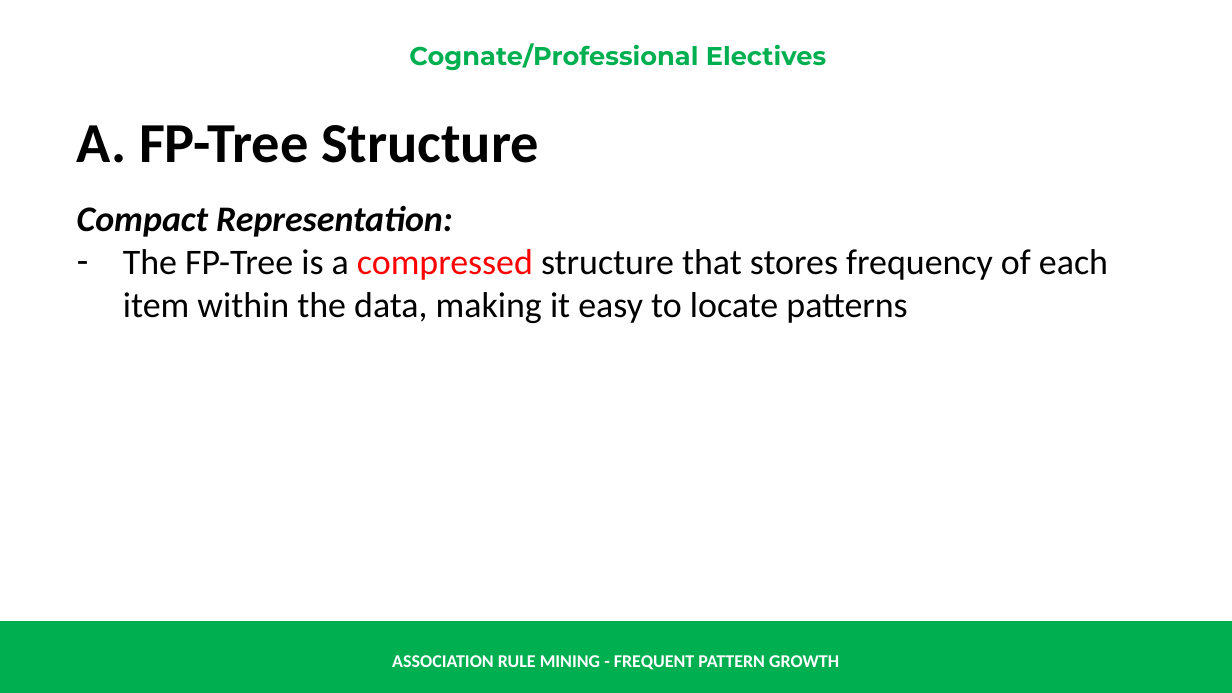
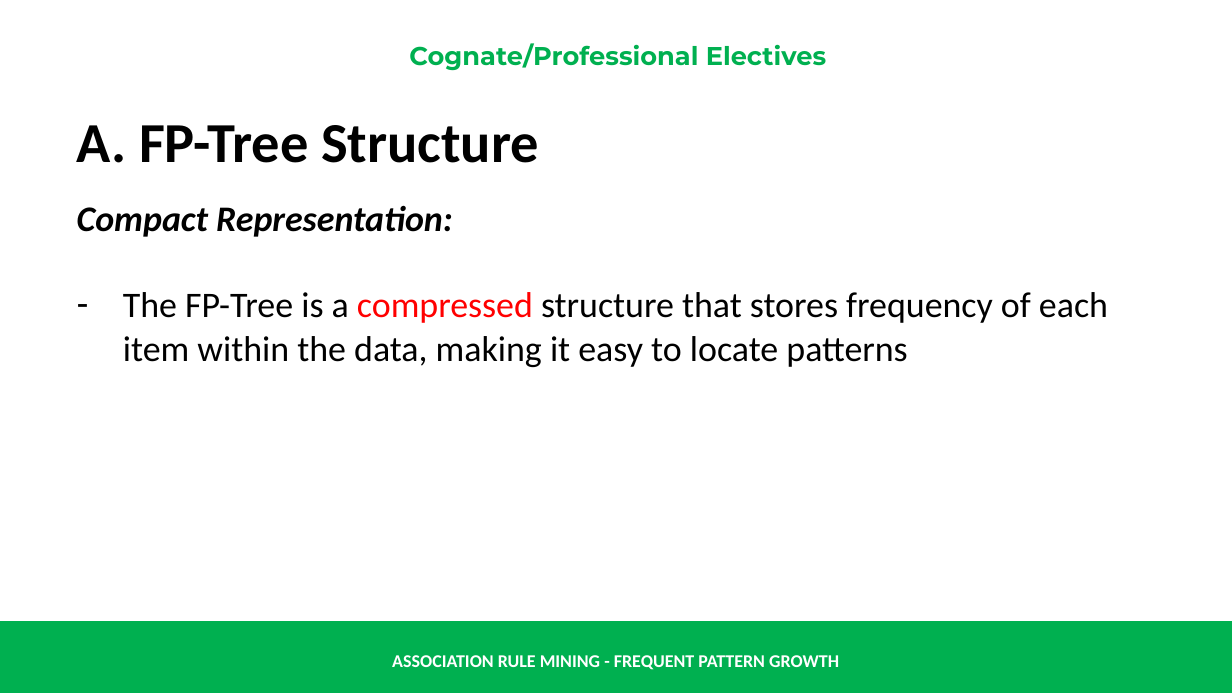
Before and after one commit to renatomaaliw3/public_files, a slide deck: slide 5 of CPE Electives (1 - 3)/01. Lectures Notebook/000. Presentations & Text Books/01. Presentation Slides/31. Assocation Rule Mining - FP-Growth.pptx. Drawn at 1232x693 pixels with LibreOffice and Linux fonts; fonts in the diff are those of the drawing. Boxes give left, top, right and bottom in pixels: in the first picture for what was removed or moved away, otherwise in the second. Text is boxed around its words. In the diff, an @@ line names an element or a change of style, - is before the commit and + after.

```diff
--- a/CPE Electives (1 - 3)/01. Lectures Notebook/000. Presentations & Text Books/01. Presentation Slides/31. Assocation Rule Mining - FP-Growth.pptx
+++ b/CPE Electives (1 - 3)/01. Lectures Notebook/000. Presentations & Text Books/01. Presentation Slides/31. Assocation Rule Mining - FP-Growth.pptx
@@ text "A. FP-Tree Structure" rewrapped from (77, 125, 1108, 323) to (77, 125, 1108, 367) @@
```
Also in this commit, not shown: 3 other slides changed, 1 slide added.
